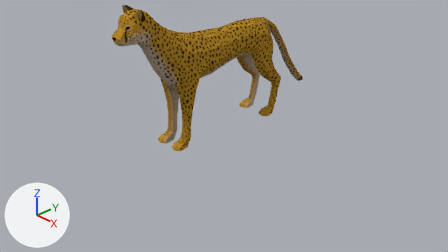
Two versions of the Blender file Assets/Art/3D/Cheetah/Cheetah_Blender.blend, one commit apart.
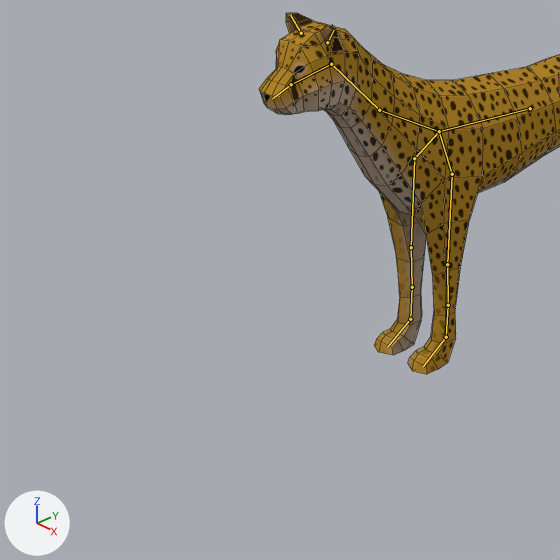
Old and new are each drawn from the file's camera 'Camera' and again close up on the part from 1% to 52% of the width and 0% to 90% of the height. Every picture has the same lights, and +X, +Y and +Z are marked at lower left. The older version's two pictures come first. The bones that change, and the others that lie on the model, are drawn over the model as lines in the close-ups. The close-ups show mesh edges as thin lines.

Names of what the first close-up shows: 'Cheetah'.
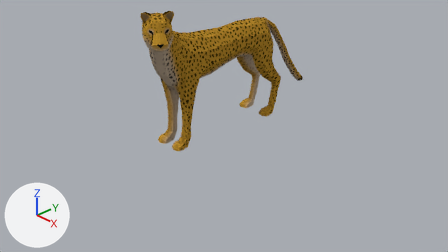
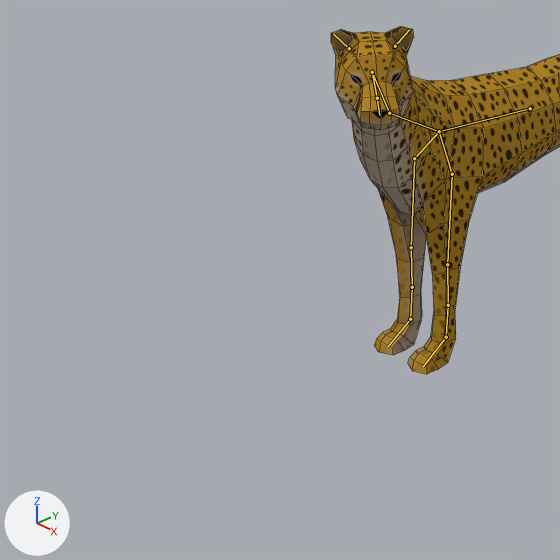
The newer file adds an action. The first version stands in its rest pose; the second is drawn at frame 82 of the action 'Cheetah_Hurt'.

Changed parts and their boxes (x1, y1, x2, y2) in the close-ups (560 x 560 px):
'Cheetah', posed: before (259, 13, 560, 374); after (331, 26, 560, 374)
bone 'Neck.001', root to tip: before (439, 131) to (379, 110); after (439, 131) to (389, 113)
bone 'Neck.002', root to tip: before (379, 110) to (331, 64); after (389, 113) to (372, 72)
bone 'Head', root to tip: before (331, 64) to (291, 84); after (372, 72) to (377, 98)

The change in detail:
Bone 'Neck.001' (bone_neck_001) turns from (0, 0, 0) to (0, 5, -9) degrees about its own x, y and z.
Bone 'Neck.002' (bone_neck_002) turns from (0, 0, 0) to (-3, 19, -19) degrees about its own x, y and z.
Bone 'Head' (bone_head) turns from (0, 0, 0) to (1, -4, -20) degrees about its own x, y and z.
